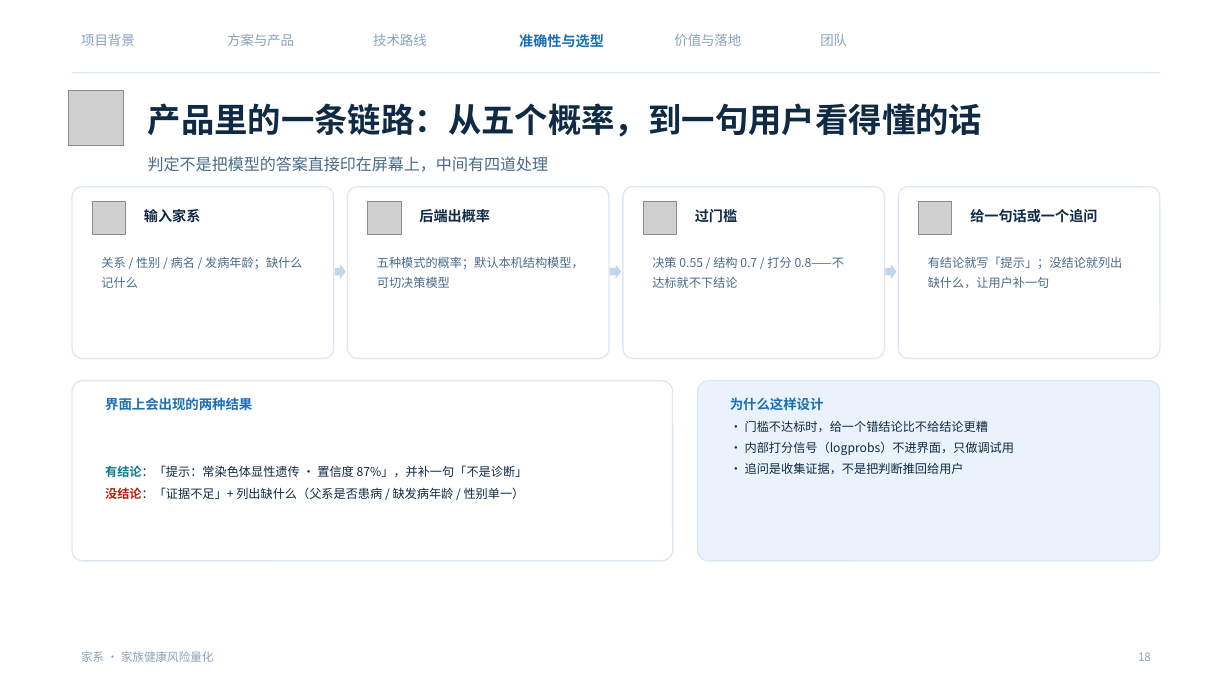
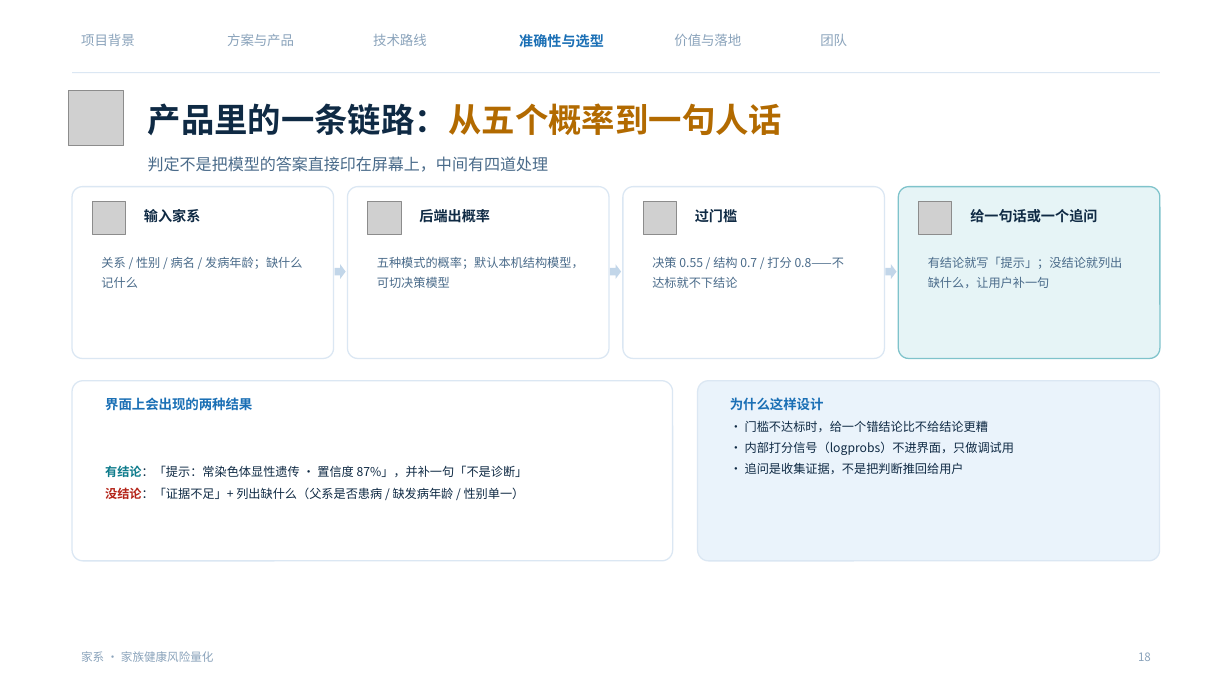
Before and after one commit to NimuStudio/jiaxi, a slide deck: slide 18 of deliverables/家系-答辩-v2.pptx. Drawn at 1232x693 pixels with LibreOffice and Linux fonts; fonts in the diff are those of the drawing; grey boxes stand for pictures; background and template pictures are left out. Boxes give left, top, right and bottom in pixels: in the first picture for what was removed or moved away, otherwise in the second. Text is boxed around its words. In the diff, an @@ line names an element or a change of style, - is before the commit and + after.

Commit message:
docs(deck): 建立颜色语义并突出重点（老师：配色单调、无重点）
之前全篇只有一个蓝，所以读起来平。这次不是加装饰色，而是给颜色定含义：
  主蓝 #1A6FB5 = 结构与流程
  墨青 #0F7C8C = 我们的方案 / 可回收（产品自己的概念色）
  琥珀 #B26A00 = 这页最重要的一句话或数字（新增）
  红   #B42318 = 风险 / 失败

## 落地方式
1. 标题强调：new_slide 支持 **…** 标记，强调片段着琥珀色（17 个页面已标）
   例：「口述进，**行动出**」「让模型不跑偏的**三道保险**」「**数字都是实测的**」
2. 重点卡填色：每页最重要的一块用浅底而不是白卡
   P5 第四步「可回收」→ 墨青底；P14 质量层 → 琥珀底；P18 第四步 → 墨青底
3. 关键数字用琥珀：P22 的 1.7 秒 / 0.11 秒 / 1.8 GB / <1 毫秒
4. 副标题保持常规字重（强调机制默认加粗会把副标题压得过重，已改为按用途传参）

预览图刷新为 6 张能体现配色系统的页（05/13/14/16/17/22）。

```diff
--- a/deliverables/家系-答辩-v2.pptx
+++ b/deliverables/家系-答辩-v2.pptx
@@ text at [148,103,783,135]: text changed; text colour #0F2A44 to #B26A00 @@
-产品里的一条链路：从五个概率，到一句用户看得懂的话
+产品里的一条链路：从五个概率到一句人话
@@ rounded rectangle at [898,187,1160,359]: fill #FFFFFF to #E6F4F6; outline #DBE7F3 1 pt to #7FC3CB 1 pt @@
```
Also in this commit, not shown: 15 other slides changed, 1 other file.
